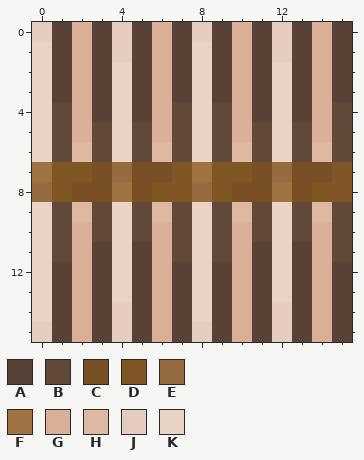
Edited in one commit: pixel-art sprite (resources/textures/blocks/birch thatch block side 1.png). The picture above was drawn from the file before the commit.
The file is 16x16 pixels. Colours within 5 levels of each other are drawn and written as one.
Palette (. is transparent): A #584236  B #604939  C #794f25  D #815625  E #966b40  F #a07442  G #daaf98  H #deb8a0  J #e4ccbf  K #e8d3c4
Pixels before, first column x 0:
 0 JAGAJAGAJAGAJAGA
 1 KAGAJAGAKAGAJAGA
 2 KAGAKAGAKAGAKAGA
 3 KAGAKAGAKAGAKAGA
 4 KBGAKAGBKBGAKAGB
 5 KBGBKBGBKBGBKBGB
 6 KBHBKBHBKBHBKBHB
 7 FDDCECCDFDDCECCD
 8 EDCCFCDDEDCCFCDD
 9 KBHBKBHBKBHBKBHB
10 KBGBKBGBKBGBKBGB
11 KBGAKAGBKBGAKAGB
12 KAGAKAGAKAGAKAGA
13 KAGAKAGAKAGAKAGA
14 KAGAJAGAKAGAJAGA
15 JAGAJAGAJAGAJAGA
After:
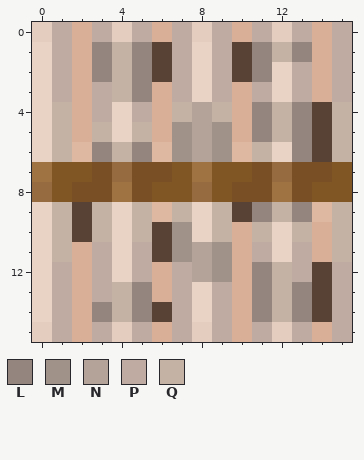
Colours new in this view: L #94857e  M #a19289  N #b3a398  P #bfaba1  Q #c4b2a5
Change:
y 0: x 1 A -> P; x 3 A -> P; x 5 A -> P; x 7 A -> P; x 9 A -> P; x 11 A -> P; x 13 A -> P; x 15 A -> P
y 1: x 1 A -> P; x 3..7 AJAGA -> LQLAP; x 9..13 AGAJA -> PALQL; x 15 A -> P
y 2: x 1 A -> P; x 3..7 AKAGA -> LQLAP; x 9..11 AGA -> PAL; x 13 A -> P; x 15 A -> P
y 3: x 1 A -> P; x 3..5 AKA -> PQL; x 7 A -> P; x 9 A -> P; x 11 A -> P; x 13 A -> P; x 15 A -> P
y 4: x 1 B -> Q; x 3 A -> P; x 5 A -> P; x 7..9 BKB -> QNQ; x 11..15 AKAGB -> LQLAQ
y 5: x 1 B -> Q; x 3 B -> Q; x 5 B -> Q; x 7..9 BKB -> MNM; x 11..15 BKBGB -> LQLAQ
y 6: x 1 B -> Q; x 3..5 BKB -> LQL; x 7..9 BKB -> MNM; x 11 B -> Q; x 13..15 BHB -> LAQ
y 9: x 1..3 BHB -> QAQ; x 5 B -> Q; x 7 B -> Q; x 9..13 BHBKB -> QALQL; x 15 B -> Q
y 10: x 1..3 BGB -> QAQ; x 5..7 BGB -> QAM; x 9 B -> Q; x 11 B -> Q; x 13 B -> Q; x 15 B -> Q
y 11: x 1 B -> Q; x 3 A -> P; x 5..9 AGBKB -> PAMNM; x 11 A -> P; x 13 A -> P; x 15 B -> Q
y 12: x 1 A -> P; x 3 A -> P; x 5 A -> P; x 7..9 AKA -> PNM; x 11..15 AKAGA -> LQPAP
y 13: x 1 A -> P; x 3..5 AKA -> PQL; x 7 A -> P; x 9 A -> P; x 11..15 AKAGA -> LQLAP
y 14: x 1 A -> P; x 3..7 AJAGA -> LQLAP; x 9 A -> P; x 11..15 AJAGA -> LQLAP
y 15: x 1 A -> P; x 3 A -> P; x 5 A -> P; x 7 A -> P; x 9 A -> P; x 11 A -> P; x 13 A -> P; x 15 A -> P
Boxes around the changes in both pictures, in picture pixels (x1, y1, x2, y2):
changed: (52, 22, 352, 342)
